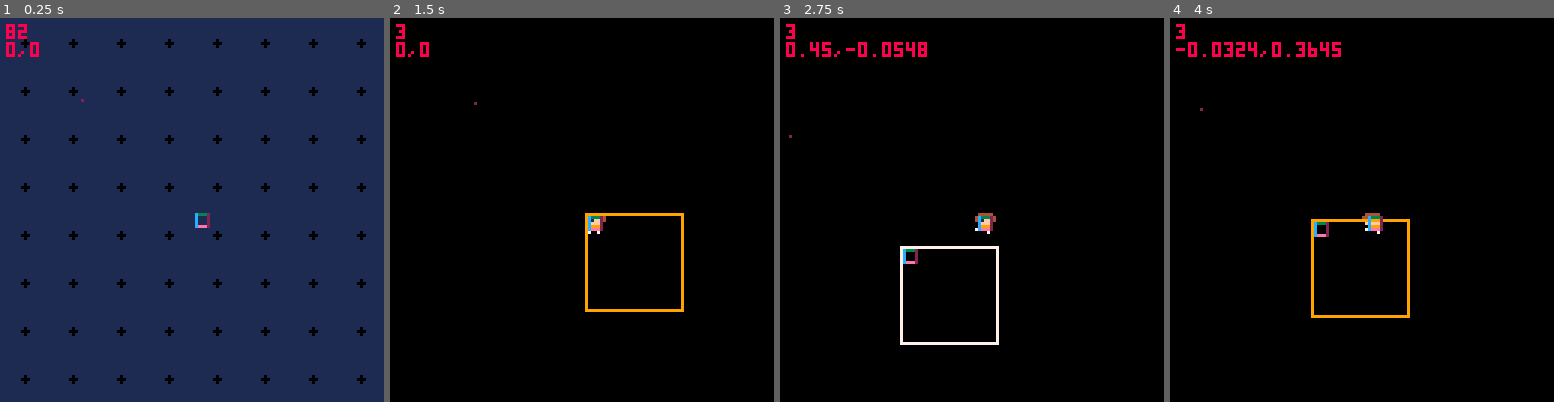
Above: before the commit, frames 1-4 (left to right).
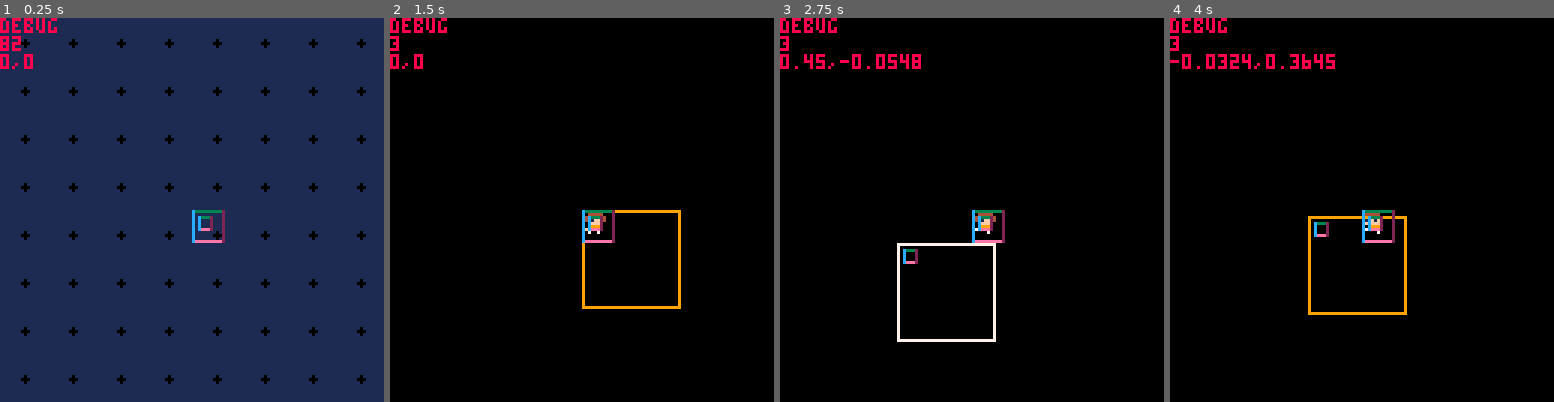
Above: after the commit, the same moments.

Repository: Zerk4112/cutemup
Game: PICO-8 cartridge cutemup.p8
Two runs of this game, one before a commit and one after it. Both use one fixed random seed, a clock stepped at 60 frames per second and the inputs below.
Inputs:
- Up to frame 1 (0.25 s): no input
- Up to frame 2 (1.5 s): tap X (X key) at 0.33, 1.07 s; tap O (Z key) at 0.7 s
- Up to frame 3 (2.75 s): hold Right 1.6-2.1 s; tap O (Z key) at 1.7, 2.1, 2.5 s; tap X (X key) at 1.85 s; hold Up 2.15-2.42 s; hold Right from 2.47 s (still down)
- Up to frame 4 (4 s): tap O (Z key) at 2.9, 3.3, 3.7 s; tap X (X key) at 2.97 s; release Right at 3.03 s; hold Left 3.08-3.58 s; hold Down 3.63-3.97 s

The runs differ from the first frame. In frame 1, 1.1% of the frame differs, in the area x 0-59%, y 0-59%; in frame 2, 2.3%; in frame 3, 3.2%; in frame 4, 3.3%, in the area x 0-63%, y 0-79%.

Commit message:
Thing Finish cament object Stuff I finished a debug version of the camera object. List - Modicum of Effort - Finalized the cament object and tested to ensure that it is colliding properly with the debug map generation objects. Notes

Diff:
--- a/cutemup.p8
+++ b/cutemup.p8
@@ -16,9 +17,10 @@
 	aroutines={}
 	routines={}
 	entities={}
-	camx=0
-	camy=0
-	cam_coll_box = cmpnt_new_coll_box(64, 64, 4, 4, function() printh('camera collision!') end)
+	cament = create_ent({}, -1, {x=0,y=0,w=4,h=4}, _mot, _coll_box)
+	cament.coll_box = cmpnt_new_coll_box(64, 64, 10, 10, function() end)
+	del(aroutines, cament.draw_rig)
+	del(entities, cament)
 	map_cenx,map_ceny=120,120
 	s_w=128
 	init_players()
@@ -40,8 +42,8 @@
     cls()
 	manage_routines(aroutines)
 	if (current_scene~=nil and current_scene.draw~=nil) current_scene:draw()
-
-	print(#aroutines,camx+2,camy+2,8)
+	print('debug', cament.pos.x,cament.pos.y,8)
+	print(#aroutines)
 	-- print(#players..' players: ')
 	print(players[1].mot.dx..","..players[1].mot.dy)
 
@@ -358,7 +360,7 @@
                             r-=0.5
                             if (r<0)r=0
                         end
-                        circfill(camx+x*16,camy+y*16,r,1)
+                        circfill(cament.pos.x+x*16,cament.pos.y+y*16,r,1)
                         yield()
                     end
                 end,1)
@@ -710,8 +712,8 @@
 	local m = {
 		chunk = nil,
 		pos = {
-			x = camx+64,
-			y = camy+64,
+			x = cament.pos.x+64,
+			y = cament.pos.y+64,
 		},
 		w=4,
 		h=4,
@@ -721,15 +723,11 @@
 		coll_check = function(s)
 			-- printh('checking mapper collision')
 			s.color = 7
-			for p in all(players) do
-				if p.act then
-					-- printh('player is acting')
-					-- printh(simple_coll_check(p.coll_box, s.coll_box))
-					if simple_coll_check(p.coll_box, s.coll_box) then
-						s.coll_box:coll_callback(s)
-						-- printh('mapper is touching player')
-					end
-				end
+			-- printh('player is acting')
+			-- printh(simple_coll_check(p.coll_box, s.coll_box))
+			if simple_coll_check(cament.coll_box, s.coll_box) then
+				s.coll_box:coll_callback(s)
+				-- printh('mapper is touching player')
 			end
 		end
 	}
@@ -742,8 +740,8 @@
 
 function init_mapper()
 	ments = {}
+	mchunks = {}
 	-- local helper = make_mapper(2)
-
 	add(ments, make_mapper())
 	mdraw = create_timer(draw_mapper,1,true)
 	mupdate = create_timer(update_mapper,1,true)
@@ -769,7 +767,6 @@
 -- stage1 functions
 
 function init_stage1()
-	mchunks = {}
 	music(0)
 	for i=1, max_ents do
 		create_testent(rnd(128), rnd(128))
@@ -802,13 +799,7 @@
 
 
 function update_camera()
-	if cament==nil then
-		printh("update_camera: Created camera entity")
-		cament = create_ent({}, -1, {x=camx,y=camy,w=4,h=4}, _mot, _coll_box)
-		cament.coll_box = cmpnt_new_coll_box(64, 64, 10, 10, function() printh('camera collision') end)
-		del(aroutines, cament.draw_rig)
-		del(entities, cament)
-	end
+
 	local p1,p2=players[1],players[2]
 	local p1x,p1y= p1.pos.x, p1.pos.y
 	local p2x,p2y= p2.pos.x, p2.pos.y
@@ -823,16 +814,15 @@
 		midx=(p1.pos.x-64)
 		midy=(p1.pos.y-64)
 	elseif p1.act and p2.act then
-		midx = p1x+(cos(pa)*pd/2)-62.5
-		midy = p1y+(sin(pa)*pd/2)-62.5
+		midx = p1x+(cos(pa)*pd/2)-64
+		midy = p1y+(sin(pa)*pd/2)-64
 	else
 		camera()
 	end
-	camx=midx
-	camy=midy
-	cament.pos.x=camx
-	cament.pos.y=camy
-	camera(camx,camy)
+	cament.pos.x=midx
+	cament.pos.y=midy
+	sys_ent__update_coll(cament)
+	camera(cament.pos.x,cament.pos.y)
 
 
 end
@@ -1015,9 +1005,9 @@
 end
 
 function off_cam(x,y)
-	if camx>x or camx+127<x then
+	if cament.pos.x>x or cament.pos.x+127<x then
 		return true
-	elseif camy>y or camy+127<y then
+	elseif cament.pos.y>y or cament.pos.y+127<y then
 		return true
 	else
 		return false
